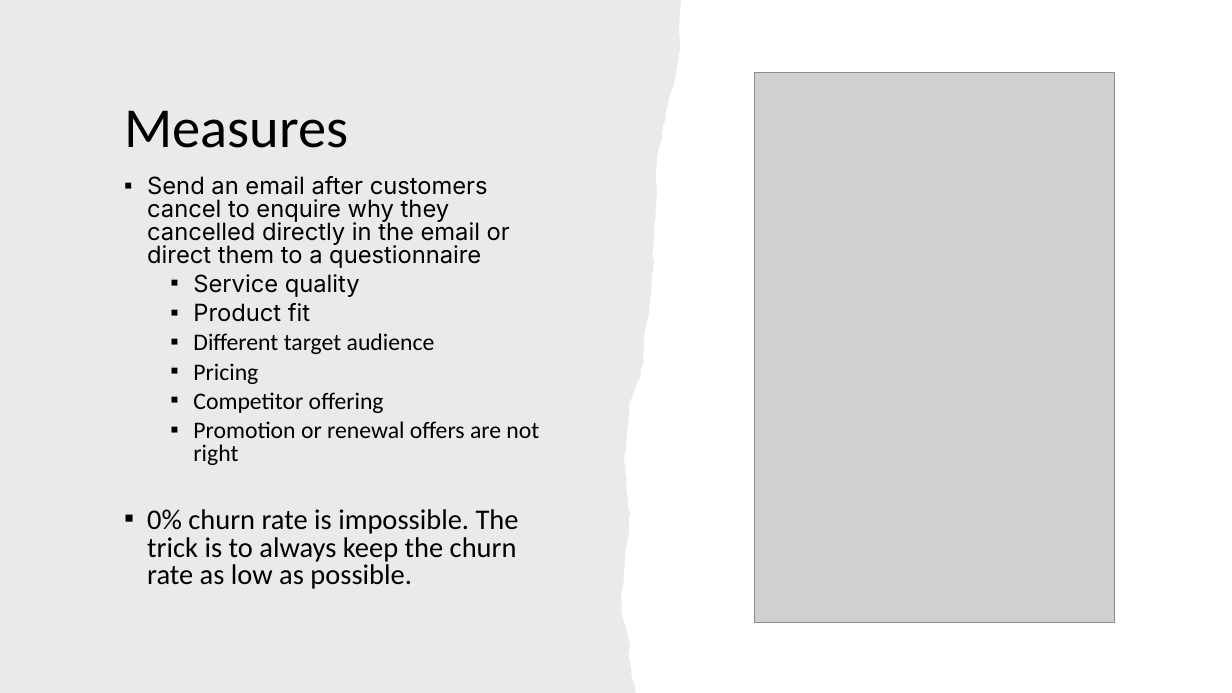
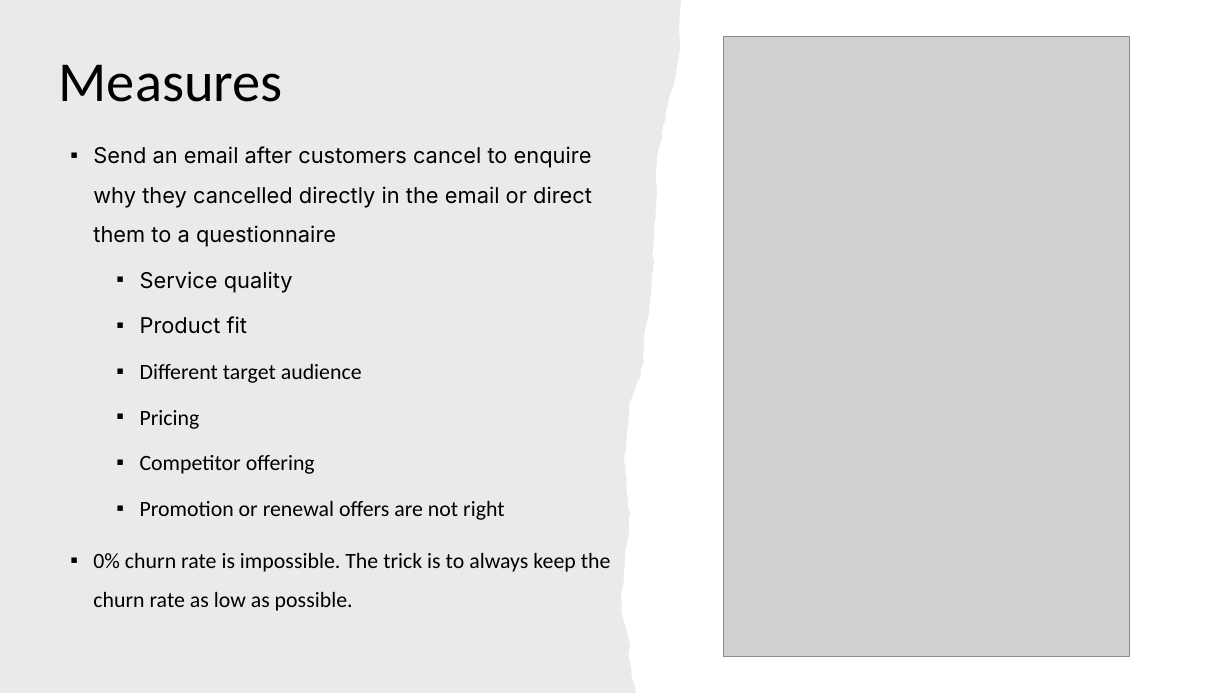
Before and after one commit to Zara1992/Predicting-Customer-Churn, a slide deck: slide 10 of Customer Churn Prediction.pptx. Drawn at 1232x693 pixels with LibreOffice and Linux fonts; fonts in the diff are those of the drawing; grey boxes stand for pictures. Boxes give left, top, right and bottom in pixels: in the first picture for what was removed or moved away, otherwise in the second. Text is boxed around its words. In the diff, an @@ line names an element or a change of style, - is before the commit and + after.

```diff
--- a/Customer Churn Prediction.pptx
+++ b/Customer Churn Prediction.pptx
@@ title "Measures": place and size @@
-title "Measures" at (124,110,348,148)
+title "Measures" at (59,64,283,102)
@@ picture: place and size @@
-picture at (754,72,1115,623)
+picture at (724,36,1130,656)
@@ text "Send an email after customers ...": place and size @@
-text "Send an email after customers ..." at (147,176,539,589)
+text "Send an email after customers ..." at (93,146,611,611)
@@ text "Send an email after customers ..." at (93,146,611,611): size 18.5 to 17 pt in "Send an email after customers cancel to ...", "Service quality", "Product fit", "Different target audience" and 3 more places; size 22.2 to 17 pt in "0% churn rate is impossible. The trick ..."; line spacing 0.8 to 1.5 @@
```
Also in this commit, not shown: 6 other slides changed, 4 slides added, 3 slides removed, 4 other files.
